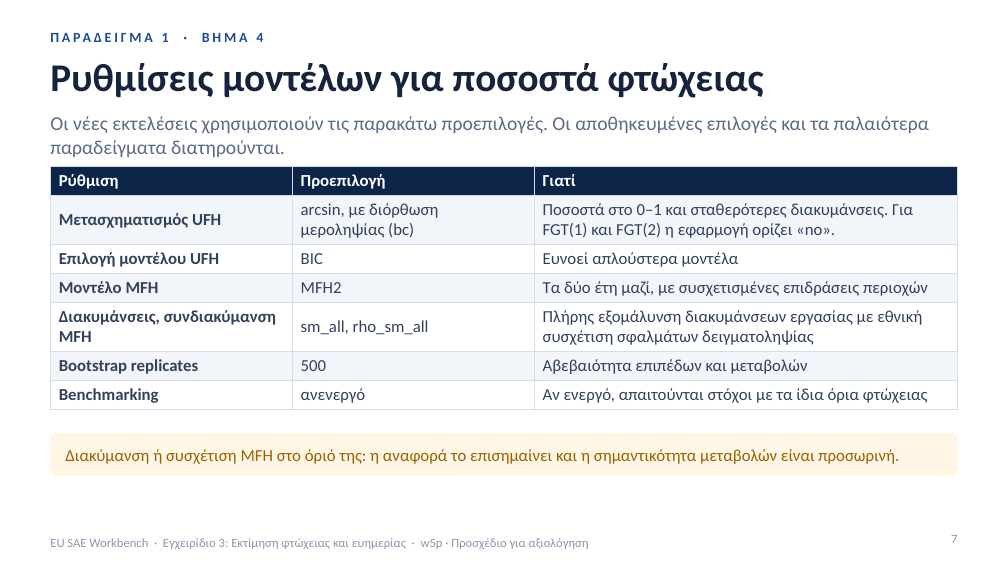
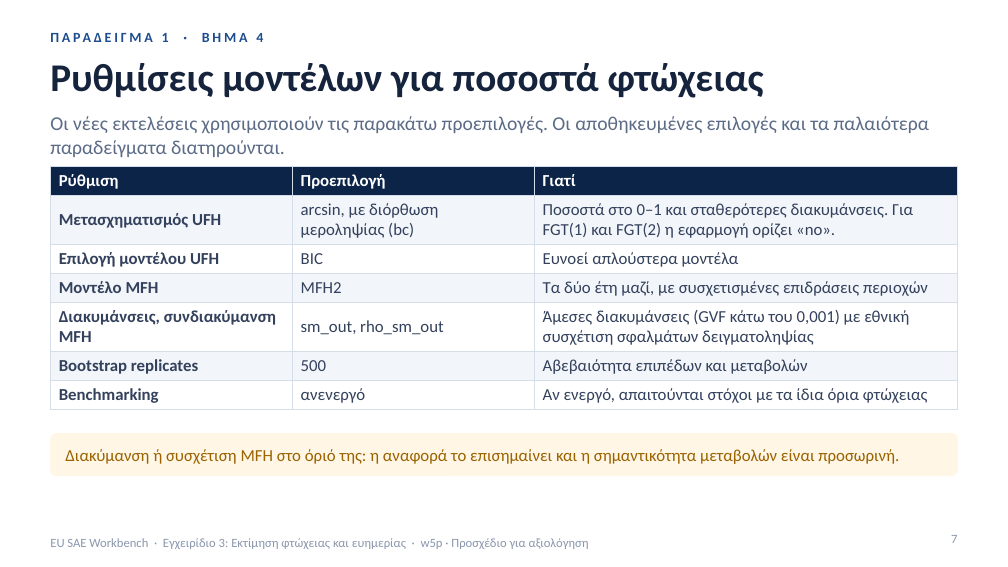
Before and after one commit to Noboyoshida227/eu-sae-application, a slide deck: slide 7 of docs/instructions/Greek/EU_SAE_Workbench_Guide_3_Estimating_Poverty_and_Welfare_GR.pptx. Drawn at 1008x567 pixels with LibreOffice and Linux fonts; fonts in the diff are those of the drawing. Boxes give left, top, right and bottom in pixels: in the first picture for what was removed or moved away, otherwise in the second. Text is boxed around its words. In the diff, an @@ line names an element or a change of style, - is before the commit and + after.

```diff
--- a/docs/instructions/Greek/EU_SAE_Workbench_Guide_3_Estimating_Poverty_and_Welfare_GR.pptx
+++ b/docs/instructions/Greek/EU_SAE_Workbench_Guide_3_Estimating_Poverty_and_Welfare_GR.pptx
@@ table at [50,166,958,407] @@
-row 5, column 2: sm_all, rho_sm_all
+row 5, column 2: sm_out, rho_sm_out
-row 5, column 3: Πλήρης εξομάλυνση διακυμάνσεων εργασίας με εθνική συσχέτιση σφαλμάτων δειγματοληψίας
+row 5, column 3: Άμεσες διακυμάνσεις (GVF κάτω του 0,001) με εθνική συσχέτιση σφαλμάτων δειγματοληψίας
```
Also in this commit, not shown: 3 other slides changed, 32 other files.
